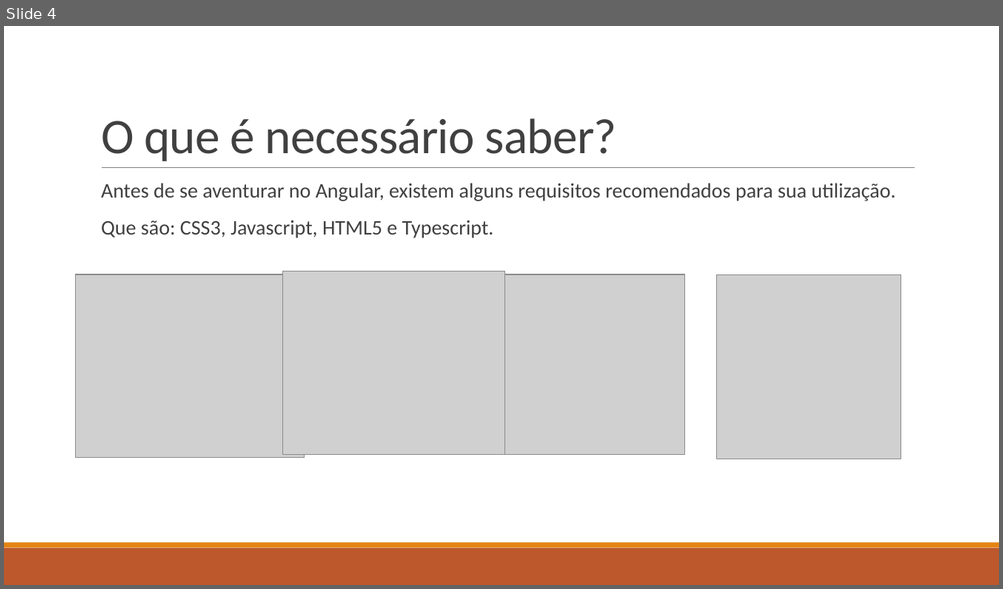
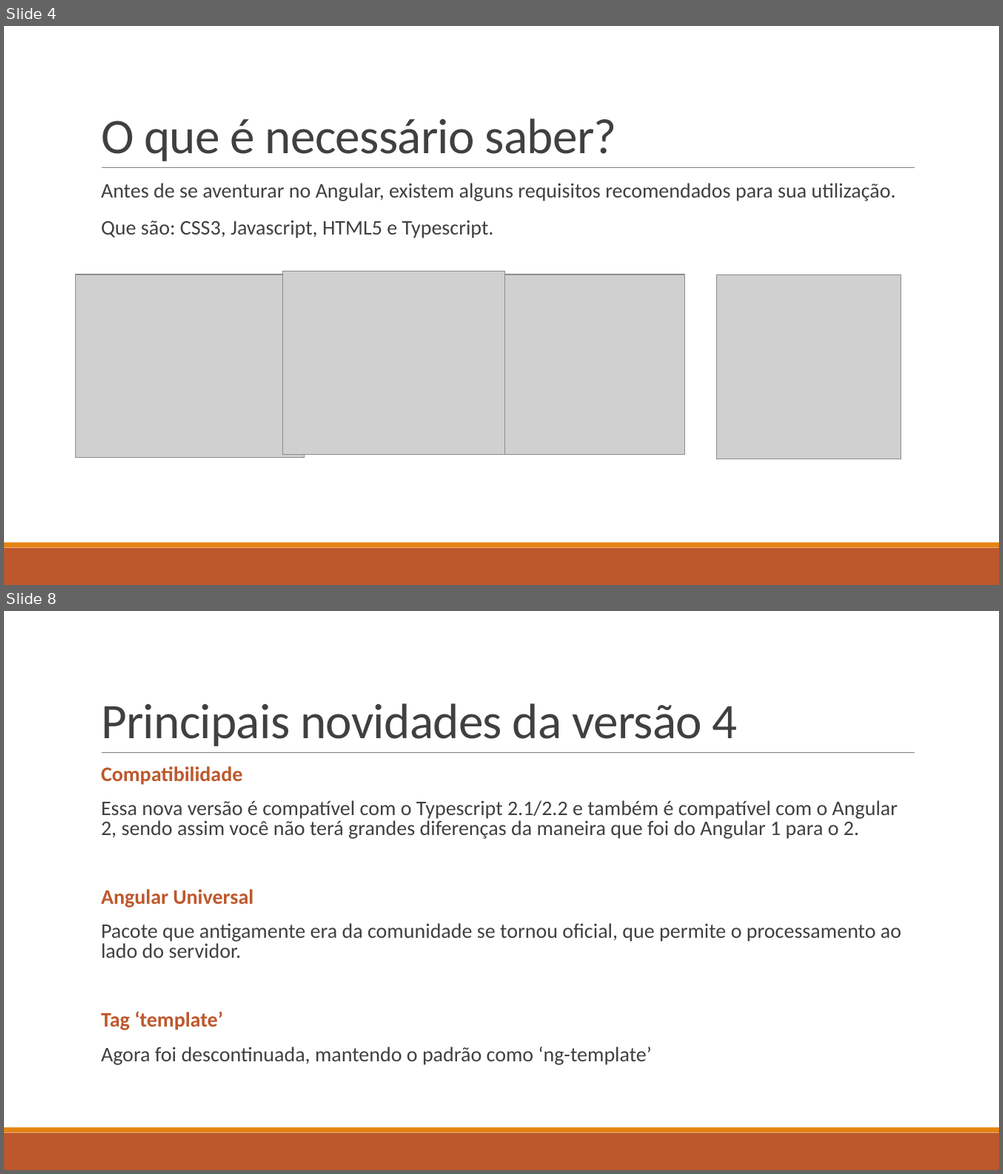
Before and after one commit to juninmd/Curso-Angular-4, a slide deck: Apresentação1.pptx. Shown one above the other, each under a label of ours: slide 4 before the commit, slides 4 and 8 after it; the slides between them are not shown. The pictures are 1003x589 and 1003x1174 pixels, drawn with LibreOffice and Linux fonts; fonts in the diff are those of the drawing; grey boxes stand for pictures. Boxes give left, top, right and bottom in pixels: in the first picture for what was removed or moved away, otherwise in the second. Text is boxed around its words. In the diff, an @@ line names an element or a change of style, - is before the commit and + after.

```diff
--- a/Apresentação1.pptx
+++ b/Apresentação1.pptx
@@ slide 8 added at <box>4,611,999,1170</box>, background #FFFFFF; not listed: 3 template elements that a slide beside it also shows @@
@@ title added at <box>101,703,737,746</box>, 48 pt, text #404040 @@
+Principais novidades da versão 4
@@ text added at <box>101,766,901,1065</box>, 20 pt, text #404040 @@
+  Compatibilidade
+  Essa nova versão é compatível com o Typescript 2.1/2.2 e também é compatível com o Angular 2, sendo assim você não terá grandes diferenças da maneira que foi do Angular 1 para o 2.
+  Angular Universal
+  Pacote que antigamente era da comunidade se tornou oficial, que permite o processamento ao lado do servidor.
+  Tag ‘template’
+  Agora foi descontinuada, mantendo o padrão como ‘ng-template’
```
Also in this commit, not shown: 3 slides changed, 6 other slides added, 5 other files.
